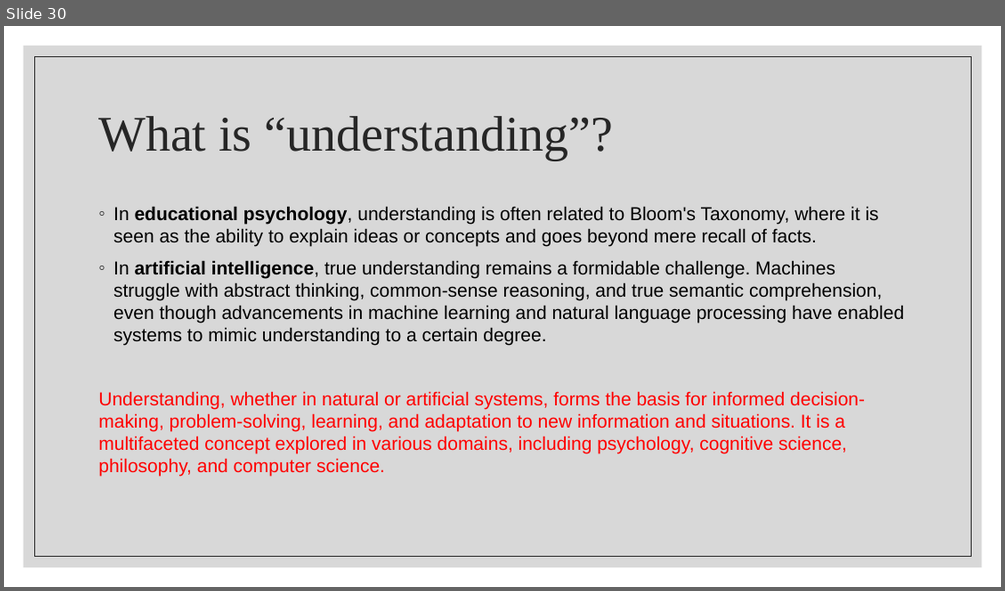
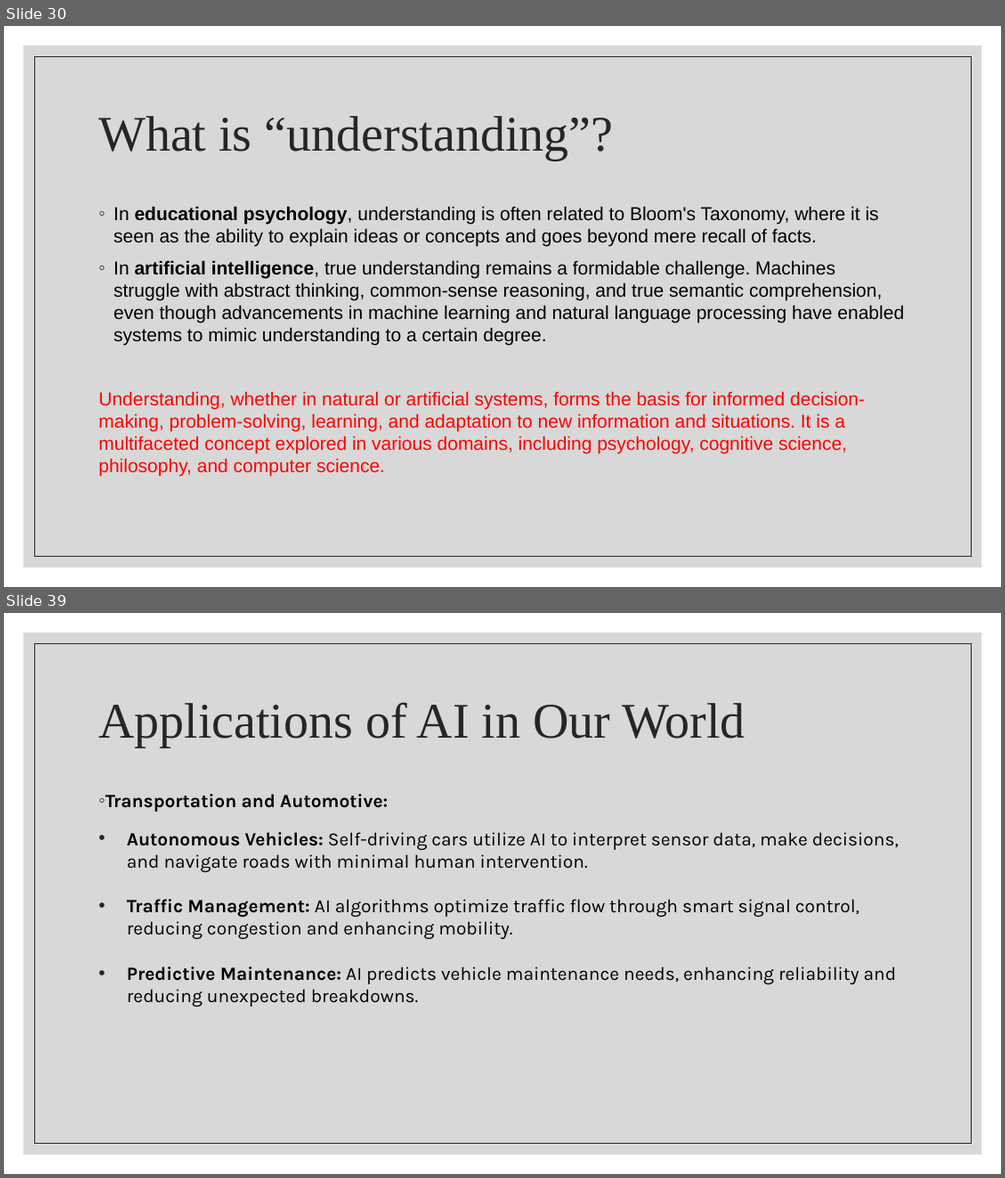
Before and after one commit to wutmeownow/phys441, a slide deck: JupyterNotebooks/LLS/Lecture1.pptx. Shown one above the other, each under a label of ours: slide 30 before the commit, slides 30 and 39 after it; the slides between them are not shown. The pictures are 1005x591 and 1005x1178 pixels, drawn with LibreOffice and Linux fonts; fonts in the diff are those of the drawing. Boxes give left, top, right and bottom in pixels: in the first picture for what was removed or moved away, otherwise in the second. Text is boxed around its words. In the diff, an @@ line names an element or a change of style, - is before the commit and + after.

```diff
--- a/JupyterNotebooks/LLS/Lecture1.pptx
+++ b/JupyterNotebooks/LLS/Lecture1.pptx
@@ slide 39 added at (4, 613, 1001, 1174), background #FFFFFF; not listed: 2 template elements that a slide beside it also shows @@
@@ title added at (98, 702, 744, 747), 48 pt, text #262626 @@
+Applications of AI in Our World
@@ text added at (105, 794, 898, 1006), 18 pt, text #000000 @@
+◦ Transportation and Automotive:
+• Autonomous Vehicles: Self-driving cars utilize AI to interpret sensor data, make decisions, and navigate roads with minimal human intervention.
+• Traffic Management: AI algorithms optimize traffic flow through smart signal control, reducing congestion and enhancing mobility.
+• Predictive Maintenance: AI predicts vehicle maintenance needs, enhancing reliability and reducing unexpected breakdowns.
```
Also in this commit, not shown: 1 slide changed, 11 other slides added.
